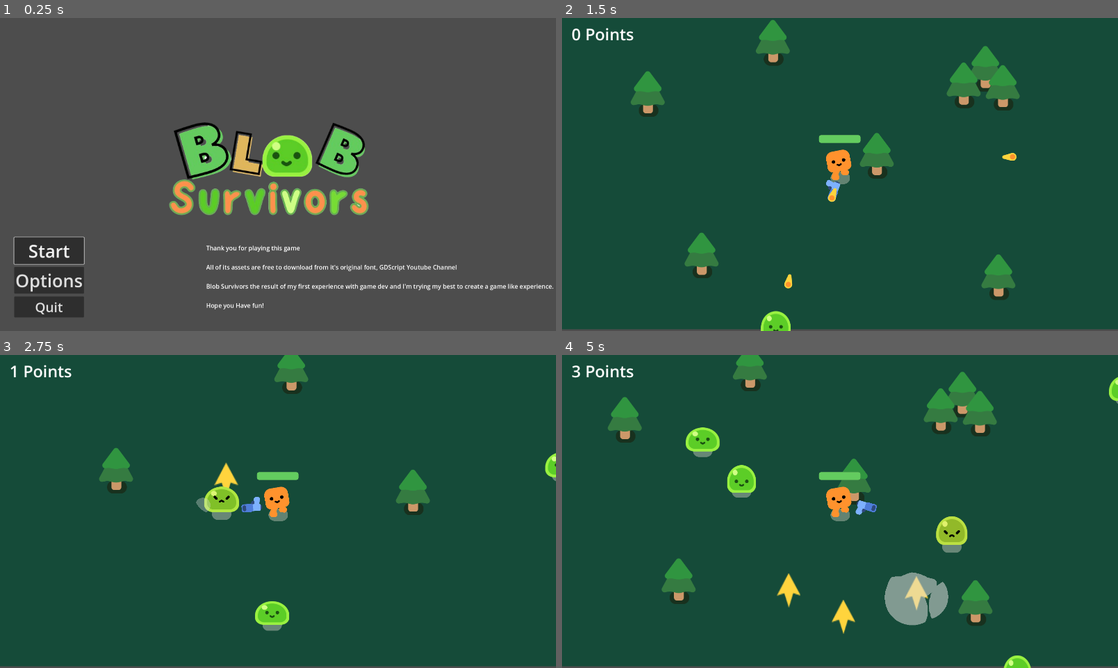
Above: before the commit, frames 1-4 (two rows, left to right).
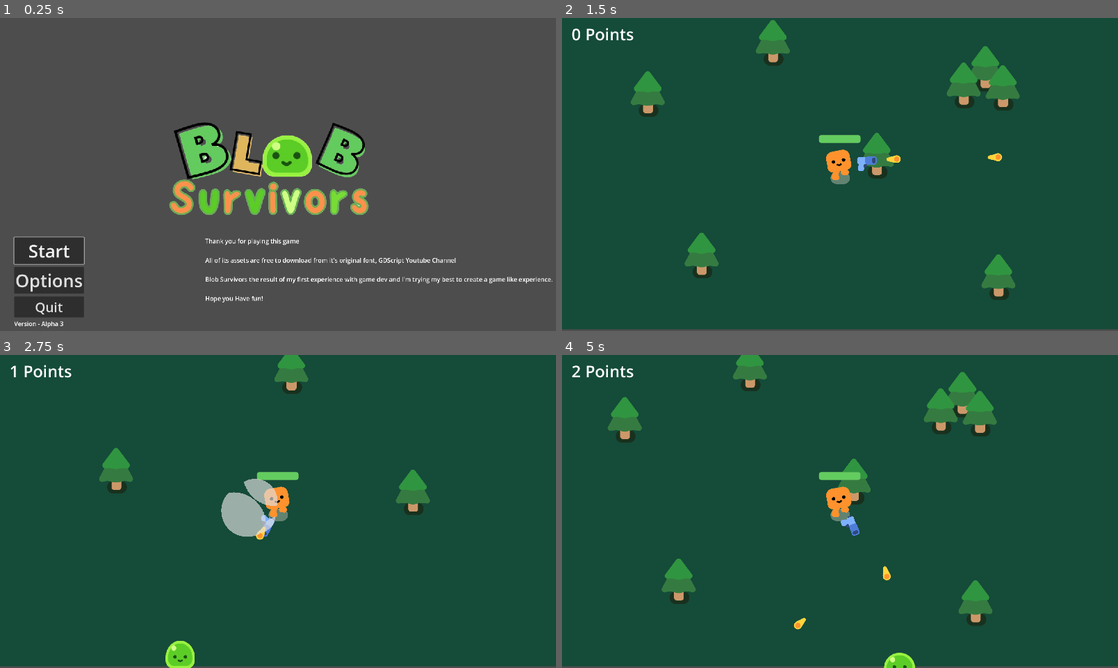
Above: after the commit, the same moments.

Repository: farinaceos/2d-godot-game
Game: Godot game, scene res://scenes/menu.tscn
Same seed, same stepped clock (60 frames per second), same inputs: the game is played once before the commit and once after it.
Inputs:
- Up to frame 1 (0.25 s): no input
- Up to frame 2 (1.5 s): click "Start" at 0.5 s; hold D (move_right) from 1.28 s (still down)
- Up to frame 3 (2.75 s): release D (move_right) at 2.03 s; hold S (move_down) from 2.03 s (still down)
- Up to frame 4 (5 s): release S (move_down) at 2.78 s; hold D (move_right) 2.78-3.53 s; hold W (move_up) 3.53-4.28 s; hold A (move_left) from 4.28 s (still down)

The runs differ from the first frame. In frame 1, 2.4% of the frame differs, in the area x 2-100%, y 33-99%; in frame 2, 0.8%; in frame 3, 2.9%; in frame 4, 4.1%, in the area x 1-100%, y 3-100%.

Commit message:
Fixed Potion Sprite, Added Yol alg to aim, added timer for difficulty

Diff:
--- a/project.godot
+++ b/project.godot
@@ -137,4 +137,5 @@
 
 [rendering]
 
+textures/canvas_textures/default_texture_filter=0
 renderer/rendering_method="gl_compatibility"
--- a/scenes/Game Manager.gd
+++ b/scenes/Game Manager.gd
@@ -1,4 +1,5 @@
 extends Node
+
 
 
 var score = 0
--- a/scenes/gun.tscn
+++ b/scenes/gun.tscn
@@ -27,7 +27,7 @@
 position = Vector2(25.2973, -11.5082)
 
 [node name="Timer" type="Timer" parent="."]
-wait_time = 0.3
+wait_time = 0.355
 autostart = true
 
 [connection signal="timeout" from="Timer" to="." method="_on_timer_timeout"]
--- a/scenes/menu.tscn
+++ b/scenes/menu.tscn
@@ -47,10 +47,10 @@
 
 [node name="Label" type="Label" parent="."]
 layout_mode = 0
-offset_left = 712.0
-offset_top = 779.0
-offset_right = 1894.0
-offset_bottom = 1007.0
+offset_left = 709.0
+offset_top = 755.0
+offset_right = 1891.0
+offset_bottom = 1049.0
 theme_override_font_sizes/font_size = 21
 text = "Thank you for playing this game
 
@@ -62,6 +62,15 @@
 
                                                                                                                                                                                                                                   M.F."
 
+[node name="Label2" type="Label" parent="."]
+layout_mode = 0
+offset_left = 49.0
+offset_top = 1040.0
+offset_right = 239.0
+offset_bottom = 1076.0
+theme_override_font_sizes/font_size = 21
+text = "Version - Alpha 3"
+
 [connection signal="pressed" from="VBoxContainer/StartButton" to="." method="_on_start_button_pressed"]
 [connection signal="pressed" from="VBoxContainer/OptionsButton" to="." method="_on_options_button_pressed"]
 [connection signal="pressed" from="VBoxContainer/QuitButton" to="." method="_on_quit_button_pressed"]
--- a/scenes/potion.tscn
+++ b/scenes/potion.tscn
@@ -1,23 +1,96 @@
-[gd_scene load_steps=4 format=3 uid="uid://cil2dkwc2tbvh"]
+[gd_scene load_steps=13 format=3 uid="uid://cil2dkwc2tbvh"]
 
 [ext_resource type="Script" path="res://script/potion.gd" id="1_61ois"]
-[ext_resource type="Texture2D" uid="uid://brgpjilf7s2ul" path="res://pistol/muzzle_flash/muzzle_flash.png" id="1_vu247"]
+[ext_resource type="Texture2D" uid="uid://dxvr14e45fx3u" path="res://Red potions/poção vermelha.png" id="2_4dpst"]
+
+[sub_resource type="AtlasTexture" id="AtlasTexture_mjmle"]
+atlas = ExtResource("2_4dpst")
+region = Rect2(0, 0, 16, 16)
+
+[sub_resource type="AtlasTexture" id="AtlasTexture_0q0pi"]
+atlas = ExtResource("2_4dpst")
+region = Rect2(16, 0, 16, 16)
+
+[sub_resource type="AtlasTexture" id="AtlasTexture_5m6j4"]
+atlas = ExtResource("2_4dpst")
+region = Rect2(32, 0, 16, 16)
+
+[sub_resource type="AtlasTexture" id="AtlasTexture_gf01r"]
+atlas = ExtResource("2_4dpst")
+region = Rect2(0, 16, 16, 16)
+
+[sub_resource type="AtlasTexture" id="AtlasTexture_wtd1i"]
+atlas = ExtResource("2_4dpst")
+region = Rect2(16, 16, 16, 16)
+
+[sub_resource type="AtlasTexture" id="AtlasTexture_sba2i"]
+atlas = ExtResource("2_4dpst")
+region = Rect2(32, 16, 16, 16)
+
+[sub_resource type="AtlasTexture" id="AtlasTexture_f54dc"]
+atlas = ExtResource("2_4dpst")
+region = Rect2(0, 32, 16, 16)
+
+[sub_resource type="AtlasTexture" id="AtlasTexture_b0ff3"]
+atlas = ExtResource("2_4dpst")
+region = Rect2(16, 32, 16, 16)
+
+[sub_resource type="SpriteFrames" id="SpriteFrames_37ndl"]
+animations = [{
+"frames": [{
+"duration": 1.0,
+"texture": SubResource("AtlasTexture_mjmle")
+}, {
+"duration": 1.0,
+"texture": SubResource("AtlasTexture_0q0pi")
+}, {
+"duration": 1.0,
+"texture": SubResource("AtlasTexture_5m6j4")
+}, {
+"duration": 1.0,
+"texture": SubResource("AtlasTexture_gf01r")
+}, {
+"duration": 1.0,
+"texture": SubResource("AtlasTexture_wtd1i")
+}, {
+"duration": 1.0,
+"texture": SubResource("AtlasTexture_sba2i")
+}, {
+"duration": 1.0,
+"texture": SubResource("AtlasTexture_f54dc")
+}, {
+"duration": 1.0,
+"texture": SubResource("AtlasTexture_b0ff3")
+}],
+"loop": true,
+"name": &"default",
+"speed": 8.0
+}]
 
 [sub_resource type="RectangleShape2D" id="RectangleShape2D_tslof"]
-size = Vector2(73, 117)
+size = Vector2(45.5, 65.5)
 
 [node name="Potion" type="Area2D"]
+position = Vector2(19, 26)
+scale = Vector2(1.06276, 1.02876)
 collision_priority = 5.0
 script = ExtResource("1_61ois")
 
-[node name="Sprite2D" type="Sprite2D" parent="."]
-rotation = 1.56477
-scale = Vector2(3.69724, 2.5667)
-texture = ExtResource("1_vu247")
+[node name="AnimatedSprite2D" type="AnimatedSprite2D" parent="."]
+position = Vector2(-17.878, -25.2731)
+scale = Vector2(3.125, 4.0625)
+sprite_frames = SubResource("SpriteFrames_37ndl")
+autoplay = "default"
+frame_progress = 0.605433
 
 [node name="CollisionShape2D" type="CollisionShape2D" parent="."]
-position = Vector2(0, -0.5)
+position = Vector2(-17.878, -25.2731)
 shape = SubResource("RectangleShape2D_tslof")
+
+[node name="Timer" type="Timer" parent="."]
+wait_time = 30.0
+autostart = true
 
 [connection signal="area_entered" from="." to="." method="_on_area_entered"]
 [connection signal="body_entered" from="." to="." method="_on_body_entered"]
+[connection signal="timeout" from="Timer" to="." method="_on_timer_timeout"]
--- a/scenes/survivors_game.tscn
+++ b/scenes/survivors_game.tscn
@@ -79,8 +79,7 @@
 [node name="PineTree7" parent="." instance=ExtResource("2_isqkl")]
 position = Vector2(1142, 496)
 
-[node name="Timer" type="Timer" parent="."]
-wait_time = 0.458
+[node name="SpawnTimer" type="Timer" parent="."]
 autostart = true
 
 [node name="GameOver" type="CanvasLayer" parent="."]
@@ -190,7 +189,12 @@
 theme_override_font_sizes/font_size = 61
 text = "Quit"
 
+[node name="DifTimer" type="Timer" parent="."]
+wait_time = 30.0
+autostart = true
+
 [connection signal="health_depleted" from="Player" to="." method="_on_player_health_depleted"]
-[connection signal="timeout" from="Timer" to="." method="_on_timer_timeout"]
+[connection signal="timeout" from="SpawnTimer" to="." method="_on_timer_timeout"]
 [connection signal="pressed" from="GameOver/ColorRect/VBoxContainer/Button" to="." method="_on_button_pressed"]
 [connection signal="pressed" from="GameOver/ColorRect/VBoxContainer/QuitButton" to="." method="_on_quit_button_pressed"]
+[connection signal="timeout" from="DifTimer" to="." method="_on_dif_timer_timeout"]
--- a/script/gun.gd
+++ b/script/gun.gd
@@ -1,10 +1,26 @@
 extends Area2D
 
+
+# Original aiming function - deprecated in 08/12
+#func _physics_process(delta):
+	#var enemies_in_range = 	get_overlapping_bodies().map(position_from_array)
+	#if enemies_in_range.size() > 0:
+		#var target_enemy = enemies_in_range.front()
+		#look_at(target_enemy.global_position)
+
+# YOL's aiming function -> Using lambda to always aim the closest mobs
 func _physics_process(delta):
-	var enemies_in_range = 	get_overlapping_bodies()
+	var enemies_in_range = get_overlapping_bodies().map(position_from_array)
 	if enemies_in_range.size() > 0:
 		var target_enemy = enemies_in_range.front()
-		look_at(target_enemy.global_position)
+		for enemy in enemies_in_range:
+			if enemy.distance_to(global_position) < target_enemy.distance_to(global_position):
+				target_enemy = enemy
+		look_at(target_enemy)
+
+
+func position_from_array(enemy):
+	return enemy.global_position
 
 func shoot():
 	const BULLET = preload("res://scenes/bullet.tscn")
--- a/script/mob.gd
+++ b/script/mob.gd
@@ -1,7 +1,7 @@
 extends CharacterBody2D
 
-var health = 4
-var drop_rate = 0.5
+var health = 3
+var drop_rate = 0.8
 const SPEED = 300.0
 
 # onready function is the same as calling the _ready() function
@@ -15,6 +15,8 @@
 	velocity = direction * SPEED
 	move_and_slide()
 
+func improve():
+	health =+1
 
 func take_damage():
 	health -= 1
--- a/script/potion.gd
+++ b/script/potion.gd
@@ -1,6 +1,13 @@
 extends Area2D
+
+@onready var timer = $Timer
+
+
 
 func _on_body_entered(body):
 	if body.has_method("heal"):
 		body.heal()
 	queue_free()
+
+func _on_timer_timeout():
+	queue_free()
--- a/script/survivors_game.gd
+++ b/script/survivors_game.gd
@@ -1,6 +1,7 @@
 extends Node2D
 
 @onready var player = $Player
+
 
 func spawn_mob():
 	var new_mob = preload("res://scenes/mob.tscn").instantiate()
@@ -33,3 +34,12 @@
 
 func _on_quit_button_pressed():
 	get_tree().quit()
+
+func _on_dif_timer_timeout():
+	print("Difficulty UP!")
+	print($SpawnTimer.wait_time)
+	print($Player/Gun/Timer.wait_time)
+	$SpawnTimer.wait_time -= 0.09
+	$Player/Gun/Timer.wait_time += 0.09
+	print($SpawnTimer.wait_time)
+	print($Player/Gun/Timer.wait_time)
Binary file added: Red potions/empty.png
Not shown, added: Red potions/empty.png.import
Binary file added: Red potions/poção vermelha bem vazia.png
Not shown, added: Red potions/poção vermelha bem vazia.png.import
Binary file added: Red potions/poção vermelha meio vazia.png
Not shown, added: Red potions/poção vermelha meio vazia.png.import
Binary file added: Red potions/poção vermelha.png
Not shown, added: Red potions/poção vermelha.png.import
Not shown, changed: README.md
